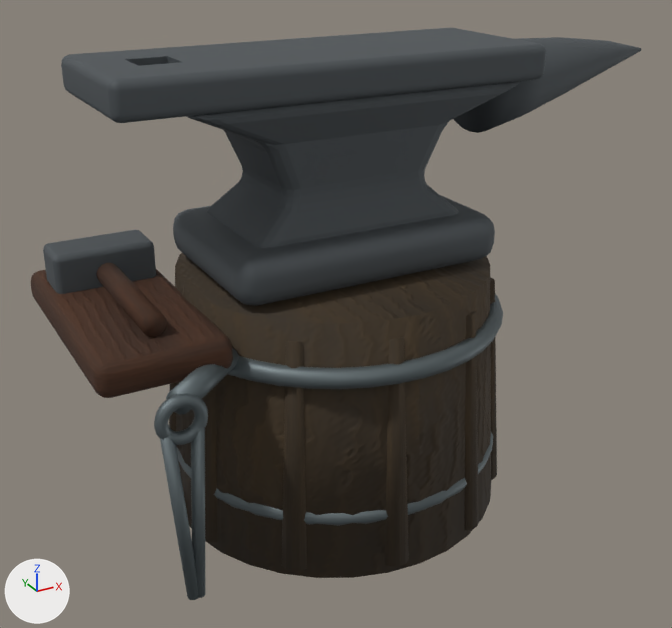
The glTF model assets/hub/anvil_station.glb, before and after one commit.
Both versions are drawn from a 50 mm lens placed at (-0.942, -1.727, 1.318), pointed at (0.018, 0.018, 0.446). The lights are fixed; the arrows at lower left show +X, +Y and +Z. The older version comes first. Where no turn or scale is listed for an object, it has been applied to the vertices. Vertices at exactly the same position are counted once.

Script lines for the objects in view, before the commit:
```python
me_cube_3327 = bpy.data.meshes.new('Cube.3327')
me_cube_3327.from_pydata(...)  # 648 vertices, 1280 faces; spans x -0.58..0.87, y -0.205..0.255, z -0.1..0.403
me_cube_3327.materials.append(mat_hammered_steel)  # dark grey #5f6569
me_cube_3329 = bpy.data.meshes.new('Cube.3329')
me_cube_3329.from_pydata(...)  # 124 vertices, 240 faces; spans x -0.135..0.135, y -0.28..0.28, z -0.038..0.09
me_cube_3329.materials.append(mat_oak)
me_torus_077 = bpy.data.meshes.new('Torus.077')
me_torus_077.from_pydata(...)  # 1044 vertices, 2076 faces; spans x -0.531..0.385, y -0.385..0.385, z -0.081..0.365
me_torus_077.materials.append(mat_iron)  # grey #697376
ob_anvil_spreading_foot_001 = bpy.data.objects.new('Anvil spreading foot.001', me_cube_3327)
ob_anvil_spreading_foot_001.location = (0.0, 0.0, 0.65)
ob_stump_band_002 = bpy.data.objects.new('Stump band.002', me_torus_077)
ob_stump_band_002.location = (0.0, 0.0, 0.16)
ob_tool_shelf_001 = bpy.data.objects.new('Tool shelf.001', me_cube_3329)
ob_tool_shelf_001.location = (-0.47, 0.05, 0.53)
# also in view: 'Solid oak stump.001' at (0.006, 0.0, 0.305)
```
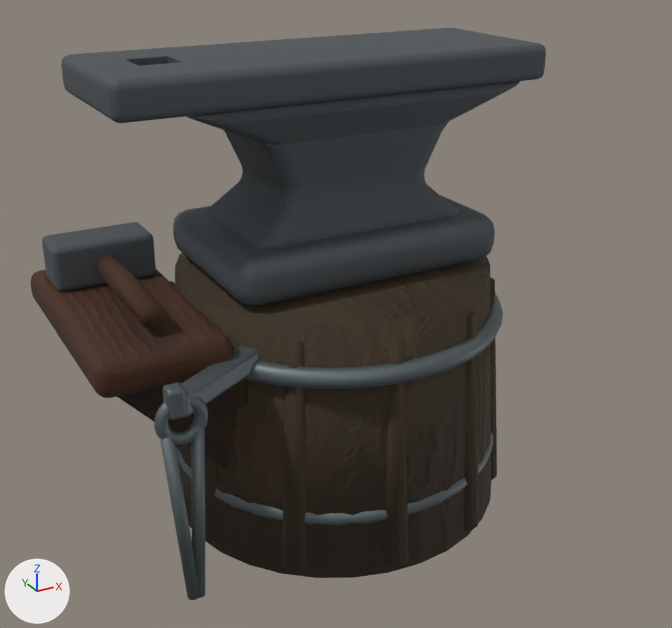
What changed in the scene script:
```text
Add img_dark_oak_color:
    img_dark_oak_color = load_image('dark_oak_color', '_unpacked/dark_oak_color', 512, 512, 'sRGB')
Add mat_dark_oak:
    mat_dark_oak = bpy.data.materials.new('dark_oak')
    # uses the picture img_dark_oak_color
    # uses the picture img_oak_normal
    # uses the picture img_oak_rough
Change me_cube_3327:
    used by ob_anvil_spreading_foot_001; location = (0.0, 0.0, 0.65)
    remove me_cube_3327.from_pydata(...)  # 648 vertices, 1280 faces; spans x -0.58..0.87, y -0.205..0.255, z -0.1..0.403
    add me_cube_3327.from_pydata(...)  # 528 vertices, 1044 faces; spans x -0.58..0.425, y -0.205..0.255, z -0.082..0.403
    me_cube_3327 part 1: the loose piece of 96 vertices spanning x -0.58..-0.36, y 0.145..0.255, z -0.1..0.0 is moved by (0.0, 0.0, 0.018)
    me_cube_3327 part 2: the loose piece of 120 vertices spanning x 0.36..0.87, y -0.12..0.12, z 0.19..0.39 is deleted
Change me_torus_077:
    used by ob_stump_band_002; location = (0.0, 0.0, 0.16)
    remove me_torus_077.from_pydata(...)  # 1044 vertices, 2076 faces; spans x -0.531..0.385, y -0.385..0.385, z -0.081..0.365
    add me_torus_077.from_pydata(...)  # 1128 vertices, 2240 faces; spans x -0.531..0.385, y -0.385..0.385, z -0.081..0.38
    me_torus_077 part 3: the loose piece of 28 vertices spanning x -0.496..-0.314, y -0.318..-0.152, z 0.315..0.365 is rebuilt with 56 vertices and now spans x -0.498..-0.262, y -0.326..-0.164, z 0.317..0.363
    me_torus_077 part 4: a new loose piece of 56 vertices spanning x -0.508..-0.473, y -0.328..-0.292, z 0.32..0.38, in mat_iron (grey #697376)
Add me_cube_480:
    me_cube_480.from_pydata(...)  # 224 vertices, 432 faces; spans x -0.134..0.134, y -0.04..0.35, z -0.142..0.15
    me_cube_480.materials.append(mat_dark_oak)
Add ob_shelf_brace_002:
    ob_shelf_brace_002 = bpy.data.objects.new('Shelf brace.002', me_cube_480)
    ob_shelf_brace_002.location = (-0.42, -0.12, 0.37)
```

Boxes [x1, y1, x2, y2] around the edits, measured in the pictures (672 x 628 px; the box of a moved part takes in the faces that stretch with it):
'Anvil spreading foot.001', reshaped (16% narrower): before [43, 28, 641, 306]; after [42, 28, 546, 306]
'Shelf brace.002', added: after [117, 281, 231, 469]
part 1 of me_cube_3327, moved or reshaped: before [43, 230, 156, 294]; after [42, 222, 156, 292]
part 2 of me_cube_3327, deleted: before [454, 37, 641, 133]
part 3 of me_torus_077, rebuilt: before [166, 347, 239, 415]; after [181, 346, 259, 417]
part 4 of me_torus_077, added: after [163, 383, 185, 420]
